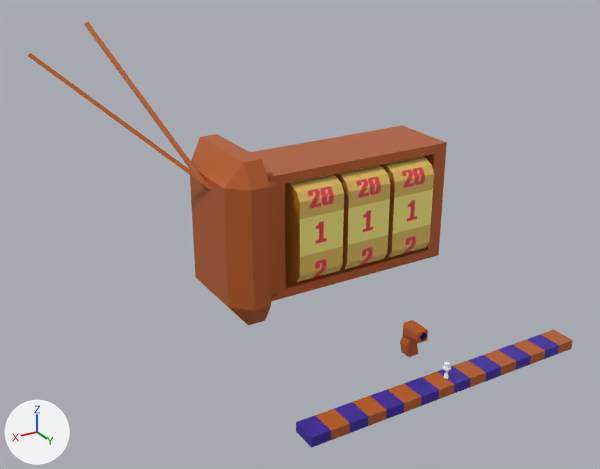
What one commit did to the glTF model resource/user/model/floor_square.glb.
Both versions are drawn from a 50 mm lens placed at (91.2, 104.2, 85.7), pointed at (14.3, -23.9, 21.6). Lighting does not change. The marker at lower left points along +X, +Y and +Z.

The older version as bpy lines, for what is in view:
```python
ob_floor_square = bpy.data.objects.new('Floor_Square', me_floor_square)
ob_floor_square.location = (0.0, 0.0, 0.0)
ob_frame_reel = bpy.data.objects.new('Frame_Reel', me_reel_frame)
ob_frame_reel.location = (0.0, 0.0, 0.0)
ob_frame_slot = bpy.data.objects.new('Frame_Slot', me_slot_frame)
ob_frame_slot.location = (0.0, 0.0, 0.0)
ob_hat = bpy.data.objects.new('Hat', me_hat)
ob_hat.location = (0.0, 0.0, 0.0)
ob_port = bpy.data.objects.new('Port', me_port)
ob_port.location = (0.0, 0.0, 0.0)
ob_reel_center = bpy.data.objects.new('Reel_Center', me_reel_center)
ob_reel_center.location = (0.0, 0.0, 0.0)
ob_reel_left = bpy.data.objects.new('Reel_Left', me_reel_left)
ob_reel_left.location = (0.0, 0.0, 0.0)
ob_reel_right = bpy.data.objects.new('Reel_Right', me_reel_right)
ob_reel_right.location = (0.0, 0.0, 0.0)
ob_wire = bpy.data.objects.new('Wire', me_wire)
ob_wire.location = (0.0, 0.0, 0.0)
```
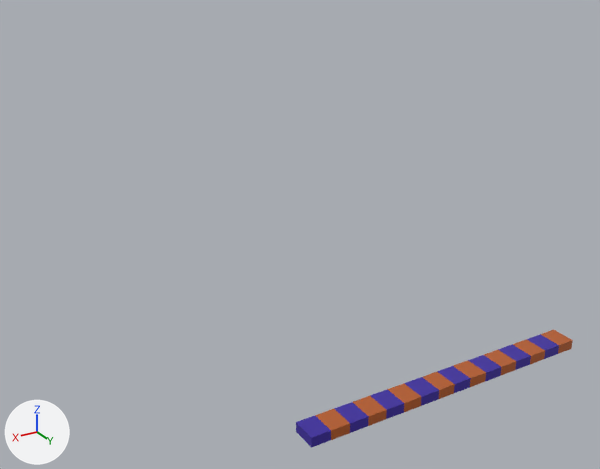
Commit message: 床モデルで、床以外のメッシュも含まれてしまったのを修正

Where the change shows, as pixel boxes [x1, y1, x2, y2] in the pictures (600 x 469 px):
```json
{"object": "Frame_Slot", "change": "deleted", "before": [189, 134, 278, 325]}
{"object": "Frame_Reel", "change": "deleted", "before": [250, 126, 447, 301]}
{"object": "Reel_Left", "change": "deleted", "before": [285, 174, 344, 282], "on screen": "yellow", "faces in mat_reel_left (picture img_reel)": [290, 174, 344, 282], "faces in mat_reel_side (orange #b87b24)": [285, 183, 300, 282]}
{"object": "Reel_Center", "change": "deleted", "before": [334, 165, 391, 270], "on screen": "yellow", "faces in mat_reel_center (picture img_reel)": [338, 165, 391, 269], "faces in mat_reel_side (orange #b87b24)": [334, 173, 349, 270]}
{"object": "Reel_Right", "change": "deleted", "before": [380, 156, 434, 258], "on screen": "yellow", "faces in mat_reel_right (picture img_reel)": [385, 156, 434, 258], "faces in mat_reel_side (orange #b87b24)": [380, 164, 395, 258]}
{"object": "Wire", "change": "deleted", "before": [28, 22, 211, 192]}
{"object": "Port", "change": "deleted", "before": [400, 320, 428, 357], "faces in mat_metal_orange (orange #c0622b)": [400, 320, 428, 357]}
{"object": "Hat", "change": "deleted", "before": [443, 362, 451, 371]}
```

Scene script edits in JSON lines:
```json
{"op": "remove", "block": "ob_port", "code": ["ob_port = bpy.data.objects.new('Port', me_port)", "ob_port.location = (0.0, 0.0, 0.0)"]}
{"op": "remove", "block": "ob_frame_slot", "code": ["ob_frame_slot = bpy.data.objects.new('Frame_Slot', me_slot_frame)", "ob_frame_slot.location = (0.0, 0.0, 0.0)"]}
{"op": "remove", "block": "ob_frame_reel", "code": ["ob_frame_reel = bpy.data.objects.new('Frame_Reel', me_reel_frame)", "ob_frame_reel.location = (0.0, 0.0, 0.0)"]}
{"op": "remove", "block": "ob_reel_center", "code": ["ob_reel_center = bpy.data.objects.new('Reel_Center', me_reel_center)", "ob_reel_center.location = (0.0, 0.0, 0.0)"]}
{"op": "remove", "block": "ob_reel_left", "code": ["ob_reel_left = bpy.data.objects.new('Reel_Left', me_reel_left)", "ob_reel_left.location = (0.0, 0.0, 0.0)"]}
{"op": "remove", "block": "ob_reel_right", "code": ["ob_reel_right = bpy.data.objects.new('Reel_Right', me_reel_right)", "ob_reel_right.location = (0.0, 0.0, 0.0)"]}
{"op": "remove", "block": "ob_wire", "code": ["ob_wire = bpy.data.objects.new('Wire', me_wire)", "ob_wire.location = (0.0, 0.0, 0.0)"]}
{"op": "remove", "block": "ob_hat", "code": ["ob_hat = bpy.data.objects.new('Hat', me_hat)", "ob_hat.location = (0.0, 0.0, 0.0)"]}
```
